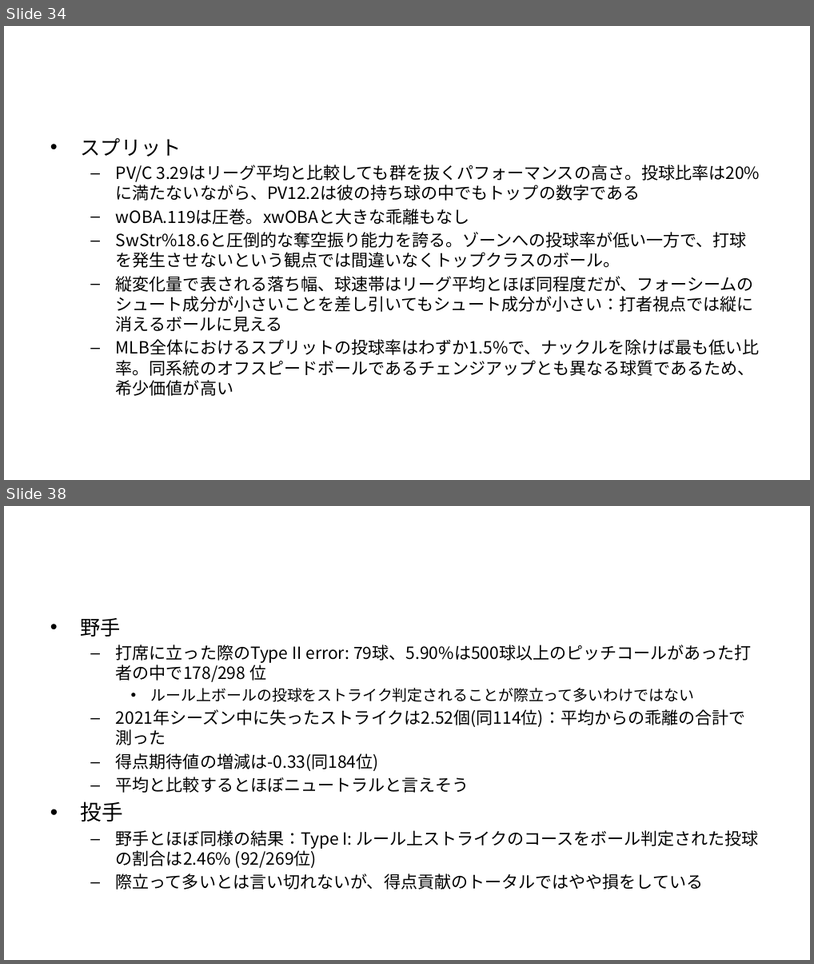
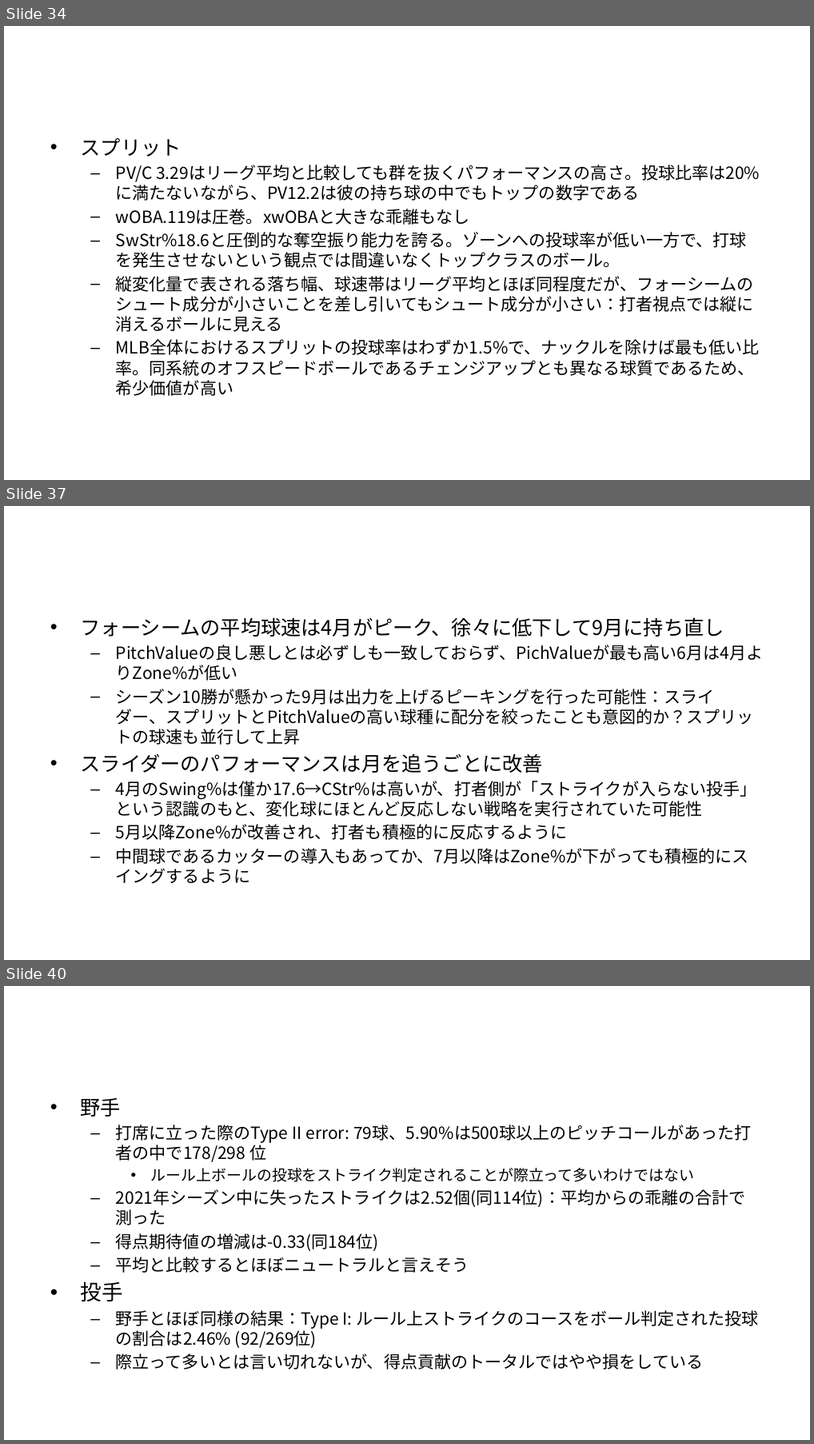
Before and after one commit to T-Reio/ohtani_analyze, a slide deck: slides/ohtani_tj.pptx. Shown one above the other, each under a label of ours: slides 34 and 38 before the commit, slides 34, 37 and 40 after it; the slides between them are not shown. The pictures are 814x964 and 814x1444 pixels, drawn with LibreOffice and Linux fonts; fonts in the diff are those of the drawing; background and template pictures are left out. Boxes give left, top, right and bottom in pixels: in the first picture for what was removed or moved away, otherwise in the second. Text is boxed around its words. In the diff, an @@ line names an element or a change of style, - is before the commit and + after.

```diff
--- a/slides/ohtani_tj.pptx
+++ b/slides/ohtani_tj.pptx
@@ slide 37 added at [4, 506, 810, 960], background #FFFFFF @@
@@ title added at [45, 524, 770, 600], 48 pt, text #FFFFFF, bold @@
+球質・パフォーマンスの変化
@@ text added at [81, 617, 763, 884], 20 pt, text #000000 @@
+• フォーシームの平均球速は4月がピーク、徐々に低下して9月に持ち直し
+  – PitchValueの良し悪しとは必ずしも一致しておらず、PichValueが最も高い6月は4月よりZone%が低い
+  – シーズン10勝が懸かった9月は出力を上げるピーキングを行った可能性：スライダー、スプリットとPitchValueの高い球種に配分を絞ったことも意図的か？スプリットの球速も並行して上昇
+• スライダーのパフォーマンスは月を追うごとに改善
+  – 4月のSwing%は僅か17.6→CStr%は高いが、打者側が「ストライクが入らない投手」という認識のもと、変化球にほとんど反応しない戦略を実行されていた可能性
+  – 5月以降Zone%が改善され、打者も積極的に反応するように
+  – 中間球であるカッターの導入もあってか、7月以降はZone%が下がっても積極的にスイングするように
@@ what was slide 38 is now slide 40 @@
```
Also in this commit, not shown: 9 slides changed, 1 other slide added, 1 other file.
